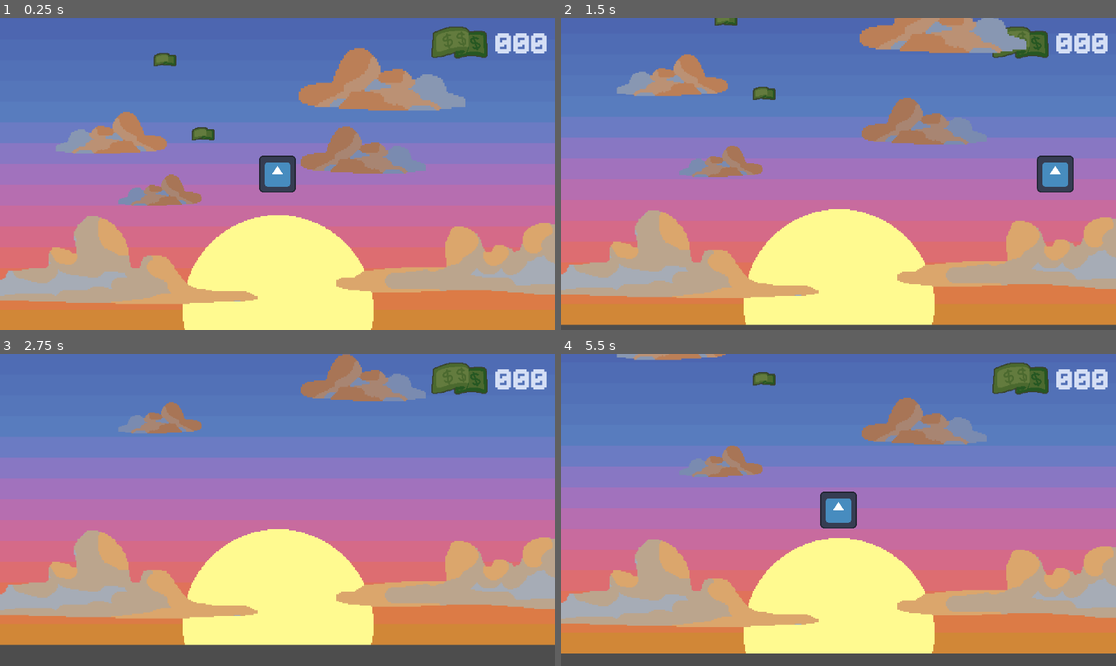
Above: before the commit, frames 1-4 (two rows, left to right).
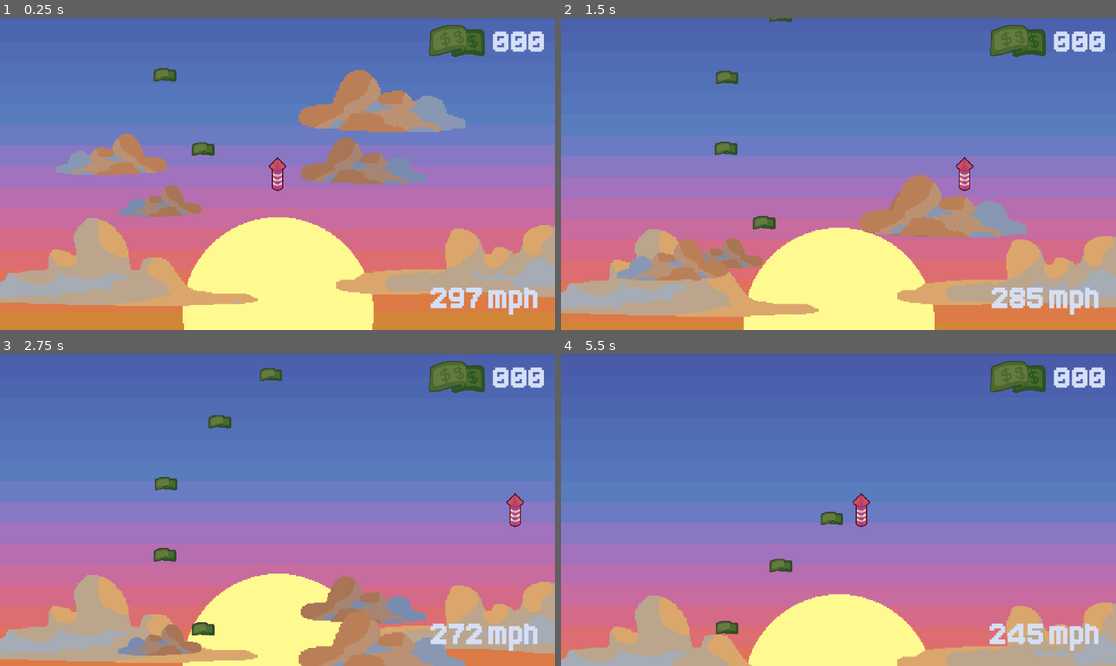
Above: after the commit, the same moments.

Repository: anxapa/summer-firework-game
Game: Godot game, scene res://Scenes/main.tscn
The game is run twice, just before and just after one commit, with the same random seed, the same clock (stepped at 60 frames per second) and the same inputs. The engine's default icon, where the game draws it, is replaced by a stand-in: a white triangle on a blue panel in a dark square.
Inputs:
- Up to frame 1 (0.25 s): no input
- Up to frame 2 (1.5 s): hold Right (ui_right) 0.53-1.28 s; hold Down (ui_down) from 1.28 s (still down)
- Up to frame 3 (2.75 s): release Down (ui_down) at 2.03 s; hold Right (ui_right) from 2.03 s (still down)
- Up to frame 4 (5.5 s): release Right (ui_right) at 2.78 s; hold Up (ui_up) 2.78-3.53 s; hold Left (ui_left) 3.53-5.03 s; hold Down (ui_down) from 5.03 s (still down)

The runs differ from the first frame. In frame 1, 16% of the frame differs, in the area x 0-100%, y 2-100%; in frame 2, 40%; in frame 3, 67%; in frame 4, 68%, in the area x 0-100%, y 0-100%.

Commit message:
Added player sprite and speedometer
- Added player sprite
- Added speedometer
- Added gravity to the player

Diff:
--- a/Scenes/main.tscn
+++ b/Scenes/main.tscn
@@ -4,12 +4,12 @@
 [ext_resource type="Script" uid="uid://dsn6mefgy5ijk" path="res://Scripts/game_manager.gd" id="2_8gbba"]
 [ext_resource type="Script" uid="uid://bbmuup40yufp3" path="res://Scripts/player_manager.gd" id="2_kry3j"]
 [ext_resource type="PackedScene" uid="uid://djxsfkro6ge2v" path="res://Scenes/player.tscn" id="3_jjvhh"]
-[ext_resource type="Script" uid="uid://dtrgdva2l6xwf" path="res://Scripts/player.gd" id="4_21xkr"]
 [ext_resource type="Texture2D" uid="uid://cqf0b67vpg8g6" path="res://Sprites/cloud.png" id="5_6bp64"]
 [ext_resource type="Script" uid="uid://cxc85ab32ix3i" path="res://Scenes/movement_component.gd" id="6_21xkr"]
 [ext_resource type="PackedScene" uid="uid://du4xkv4rwaw7d" path="res://Scenes/cash.tscn" id="8_ynf5e"]
 [ext_resource type="Texture2D" uid="uid://b6d0epgmhmh6s" path="res://Sprites/cash.png" id="9_ynf5e"]
 [ext_resource type="FontFile" uid="uid://c6dnwjcvpku5y" path="res://Fonts/Analog Whispers.ttf" id="10_hptm8"]
+[ext_resource type="Script" uid="uid://dmrdpj8mbjea5" path="res://Scripts/speedometer.gd" id="11_6iyac"]
 [ext_resource type="Script" uid="uid://s1rr3mqw6mx2" path="res://Scenes/cash_counter.gd" id="11_d1ilt"]
 
 [sub_resource type="LabelSettings" id="LabelSettings_d1ilt"]
@@ -34,13 +34,13 @@
 [node name="Audio Manager" type="Node2D" parent="Managers"]
 
 [node name="Camera2D" type="Camera2D" parent="."]
+z_index = 100
 position = Vector2(960, 540)
 
 [node name="Player" parent="." instance=ExtResource("3_jjvhh")]
 z_index = 10
 position = Vector2(960, 540)
-script = ExtResource("4_21xkr")
-speed = 1000
+speed = 700
 
 [node name="Clouds2" type="Node2D" parent="."]
 modulate = Color(0.897915, 0.920017, 0.986546, 1)
@@ -116,23 +116,48 @@
 position = Vector2(117, -440.5)
 
 [node name="Control" type="Control" parent="."]
+z_index = 100
 layout_mode = 3
 anchors_preset = 0
 offset_right = 1920.0
 offset_bottom = 1080.0
 
 [node name="Cash" type="Sprite2D" parent="Control"]
-position = Vector2(1585, 86)
+position = Vector2(1576, 80)
 scale = Vector2(2, 2)
 texture = ExtResource("9_ynf5e")
 
 [node name="Cash Counter" type="Label" parent="Control"]
 layout_mode = 0
-offset_left = 1714.0
-offset_top = 53.0
-offset_right = 2002.0
-offset_bottom = 147.0
+offset_left = 1705.0
+offset_top = 47.0
+offset_right = 1993.0
+offset_bottom = 141.0
 text = "000"
 label_settings = SubResource("LabelSettings_d1ilt")
 vertical_alignment = 1
 script = ExtResource("11_d1ilt")
+
+[node name="Speedometer" type="Label" parent="Control"]
+layout_mode = 0
+offset_left = 1309.0
+offset_top = 934.0
+offset_right = 1867.0
+offset_bottom = 1028.0
+text = " 0 mph"
+label_settings = SubResource("LabelSettings_d1ilt")
+horizontal_alignment = 2
+vertical_alignment = 1
+script = ExtResource("11_6iyac")
+
+[node name="Speedometer2" type="Label" parent="Control"]
+layout_mode = 0
+offset_left = 1309.0
+offset_top = 934.0
+offset_right = 1867.0
+offset_bottom = 1028.0
+text = " 0 mph"
+label_settings = SubResource("LabelSettings_d1ilt")
+horizontal_alignment = 2
+vertical_alignment = 1
+script = ExtResource("11_6iyac")
--- a/Scenes/player.tscn
+++ b/Scenes/player.tscn
@@ -1,15 +1,19 @@
-[gd_scene load_steps=3 format=3 uid="uid://djxsfkro6ge2v"]
+[gd_scene load_steps=4 format=3 uid="uid://djxsfkro6ge2v"]
 
-[ext_resource type="Texture2D" uid="uid://0qgse0ond82g" path="res://Sprites/icon.svg" id="1_v0iea"]
+[ext_resource type="Script" uid="uid://dtrgdva2l6xwf" path="res://Scripts/player.gd" id="1_cvnsp"]
+[ext_resource type="Texture2D" uid="uid://dyqsc2w2x5jdo" path="res://Sprites/firework.png" id="1_v0iea"]
 
 [sub_resource type="RectangleShape2D" id="RectangleShape2D_f60y1"]
-size = Vector2(128, 128)
+size = Vector2(64, 120)
 
 [node name="Player" type="CharacterBody2D"]
+script = ExtResource("1_cvnsp")
 
 [node name="Sprite" type="Sprite2D" parent="."]
 position = Vector2(-2.26498e-06, 0.125003)
+scale = Vector2(2, 2)
 texture = ExtResource("1_v0iea")
 
 [node name="CollisionShape2D" type="CollisionShape2D" parent="."]
+position = Vector2(0, -2)
 shape = SubResource("RectangleShape2D_f60y1")
--- a/Scripts/player.gd
+++ b/Scripts/player.gd
@@ -1,8 +1,10 @@
 extends CharacterBody2D
 class_name Player
 
+@export var propulsion_velocity := 300.0
 var acceleration := Vector2.ZERO
 @export var speed := 400
+const GRAVITY := 10
 
 var scroll_speed : float
 
@@ -10,23 +12,31 @@
 	return
 
 func _physics_process(delta: float) -> void:
+	apply_gravity(delta)
 	movement(delta)
 
 func movement(delta: float) -> void:
 	# Get the input direction and handle the movement/deceleration.
-	var direction := Vector2(Input.get_axis("ui_left", "ui_right"), Input.get_axis("ui_up", "ui_down")).normalized()
+	var direction := Vector2(Input.get_axis("ui_left", "ui_right"), 0).normalized()
 
 	# Moves in input direction. If no input direction, moves to the zero vector.
 	if direction:
-		velocity = direction * speed
+		velocity = direction * propulsion_velocity * 2
 	else:
 		velocity = velocity.move_toward(Vector2.ZERO, speed)
 
-	# Add in the acceleration
+	# Add in the acceleration and propulsion velocity
 	velocity += acceleration;
+	velocity.y -= propulsion_velocity
 
 	# Put velocity y into scroll speed
 	scroll_speed = velocity.y
 	velocity.y = 0
 
 	move_and_slide()
+
+func apply_gravity(delta: float) -> void:
+	propulsion_velocity = move_toward(propulsion_velocity, 0, GRAVITY * delta)
+
+func apply_propulsion_velocity(velocity: float) -> void:
+	propulsion_velocity += velocity
--- /dev/null
+++ b/Scripts/speedometer.gd
@@ -0,0 +1,13 @@
+extends Label
+
+var player : Player
+
+func _ready() -> void:
+	# Get the player from the player manager
+	player = GameManager.player_manager.player
+
+func _process(delta: float) -> void:
+
+
+	# Show player speed
+	text = "%d mph" % -player.scroll_speed
Not shown, added: Scripts/speedometer.gd.uid
Binary file added: Sprites/firework.png
Not shown, added: Sprites/firework.png.import
